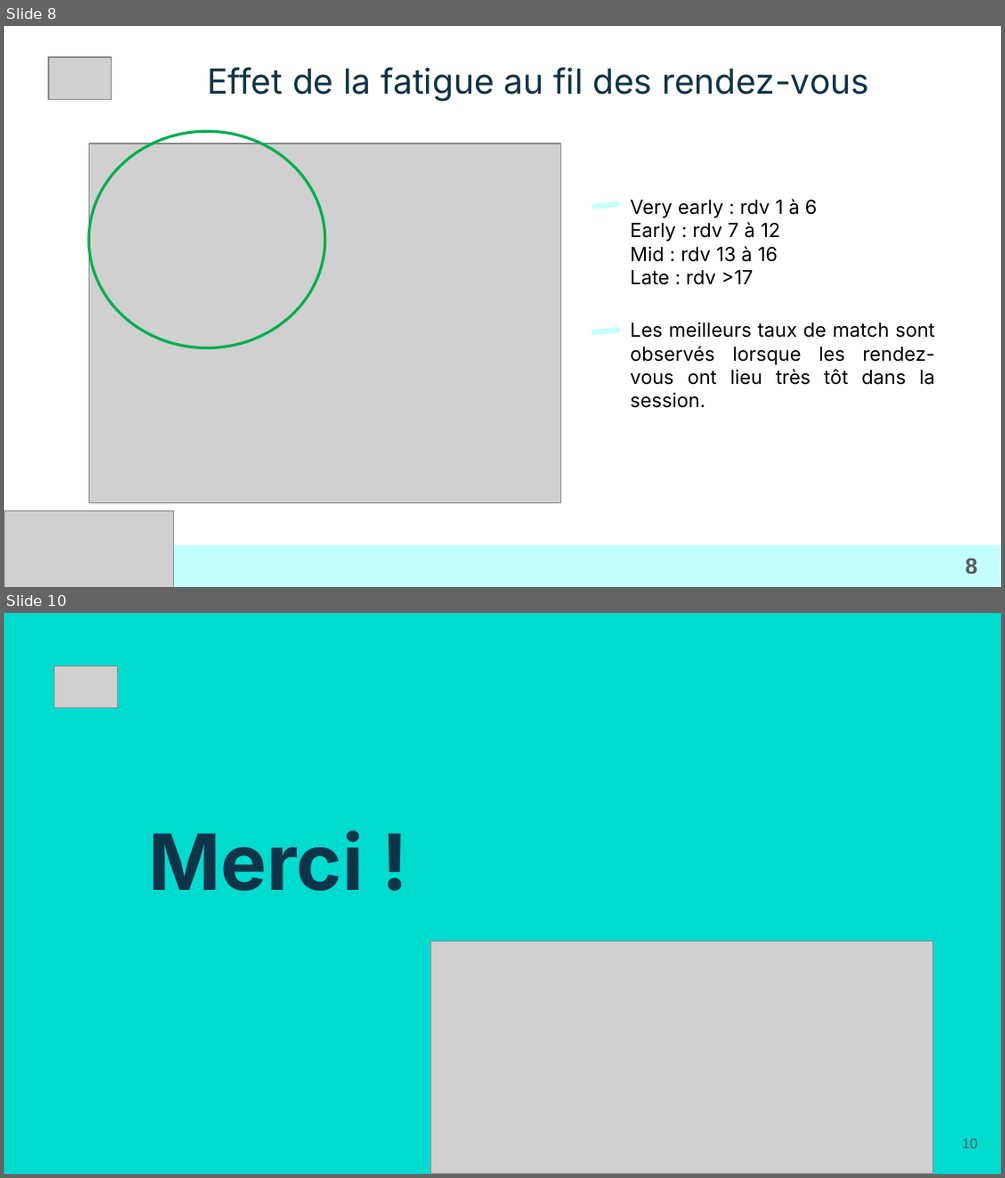
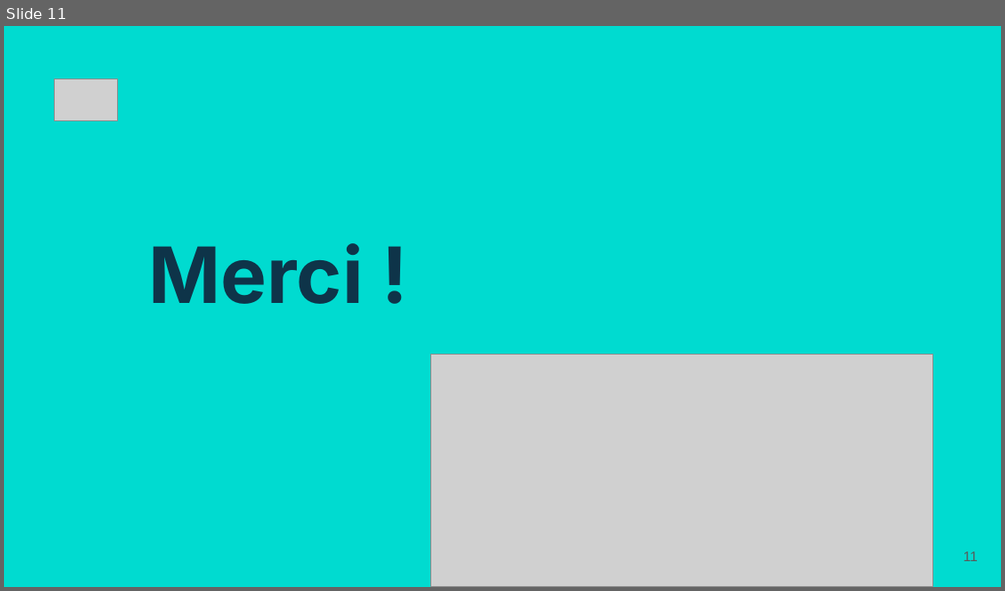
Before and after one commit to LoicV17/LoicValentini_Jedha_Certifications, a slide deck: CDSD_Concepteur_Developpeur_Sciences_Donnees/Presentations/ppt_versions/Bloc3_CDSD_Loic_Valentini.pptx. Shown one above the other, each under a label of ours: slides 8 and 10 before the commit, slide 11 after it; the slides between them are not shown. The pictures are 1005x1178 and 1005x591 pixels, drawn with LibreOffice and Linux fonts; fonts in the diff are those of the drawing; grey boxes stand for pictures. Boxes give left, top, right and bottom in pixels: in the first picture for what was removed or moved away, otherwise in the second. Text is boxed around its words. In the diff, an @@ line names an element or a change of style, - is before the commit and + after.

```diff
--- a/CDSD_Concepteur_Developpeur_Sciences_Donnees/Presentations/ppt_versions/Bloc3_CDSD_Loic_Valentini.pptx
+++ b/CDSD_Concepteur_Developpeur_Sciences_Donnees/Presentations/ppt_versions/Bloc3_CDSD_Loic_Valentini.pptx
@@ slide 8 removed at (4, 26, 1001, 587), background #FFFFFF @@
@@ picture removed at (48, 57, 112, 99) @@
@@ title removed at (207, 67, 869, 102) @@
-Effet de la fatigue au fil des rendez-vous
@@ ellipse removed at (89, 132, 325, 348) @@
@@ picture removed at (89, 143, 560, 502) @@
@@ rounded rectangle removed at (591, 201, 620, 208) @@
@@ text removed at (630, 199, 817, 285) @@
-Very early : rdv 1 à 6
-Early : rdv 7 à 12
-Mid : rdv 13 à 16
-Late : rdv >17
@@ rounded rectangle removed at (591, 327, 620, 335) @@
@@ text removed at (630, 321, 935, 408) @@
-Les meilleurs taux de match sont observés lorsque les rendez-vous ont lieu très tôt dans la session.
@@ picture removed at (4, 510, 173, 587) @@
@@ rectangle removed at (5, 544, 1001, 586) @@
@@ page number removed at (965, 557, 978, 573) @@
-8
@@ what was slide 10 is now slide 11 @@
@@ page number at (963, 551, 978, 561): text changed @@
-10
+11
```
Also in this commit, not shown: 2 slides changed, 8 slides added, 6 other slides removed, 2 other files.
